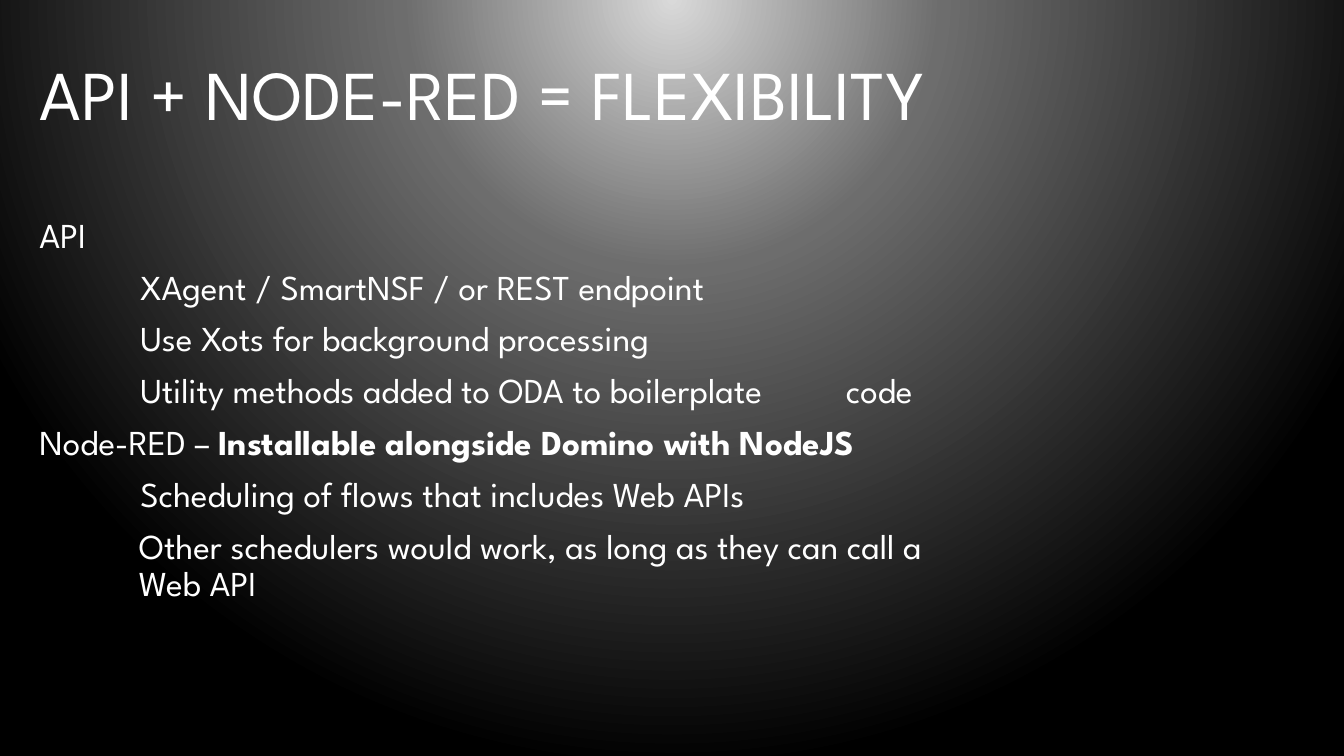
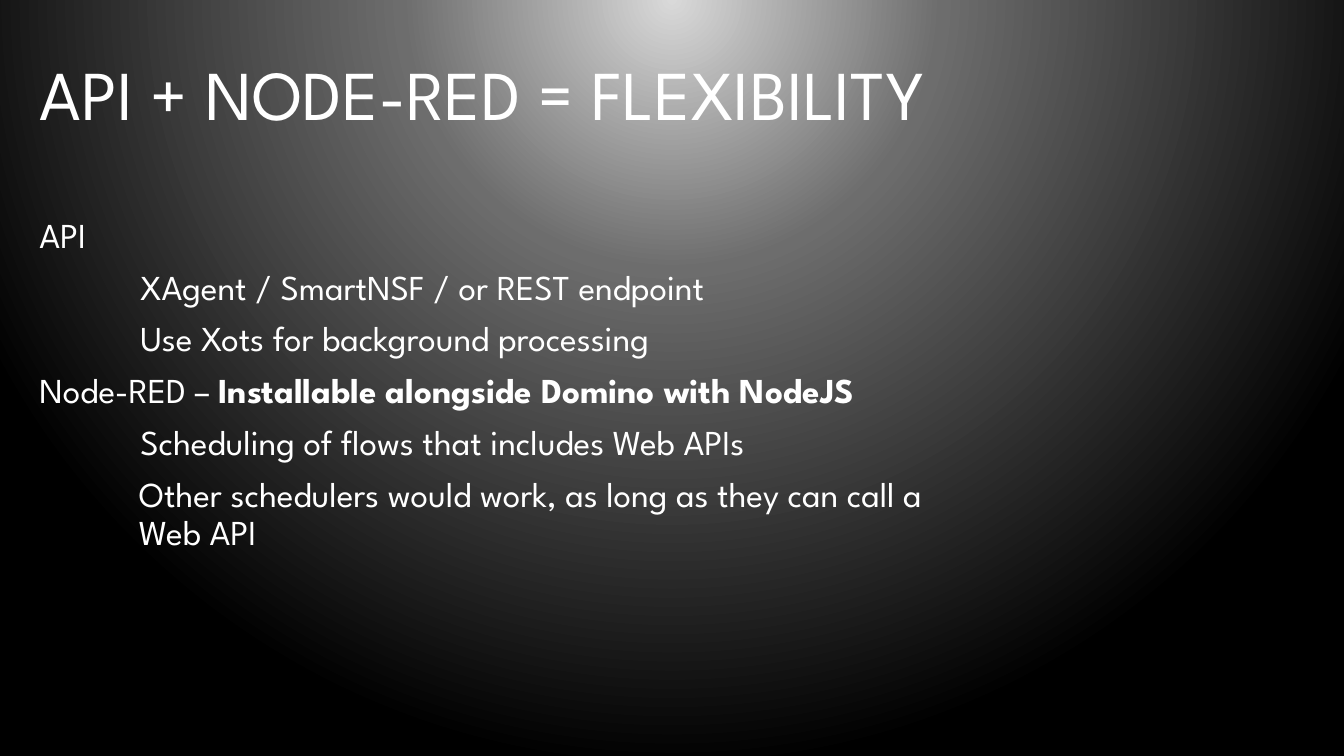
Before and after one commit to bleedingcode/domino-js-masterclass, a slide deck: slide 34 of presentation/8598 Domino and JS.pptx (slide 26 before the commit). Drawn at 1344x756 pixels with LibreOffice and Linux fonts; fonts in the diff are those of the drawing; background and template pictures are left out. Boxes give left, top, right and bottom in pixels: in the first picture for what was removed or moved away, otherwise in the second. Text is boxed around its words. In the diff, an @@ line names an element or a change of style, - is before the commit and + after.

```diff
--- a/presentation/8598 Domino and JS.pptx
+++ b/presentation/8598 Domino and JS.pptx
@@ text at <box>140,379,913,411</box>: paragraph removed @@
-Utility methods added to ODA to boilerplate code
```
Also in this commit, not shown: 11 other slides changed, 9 other files.
